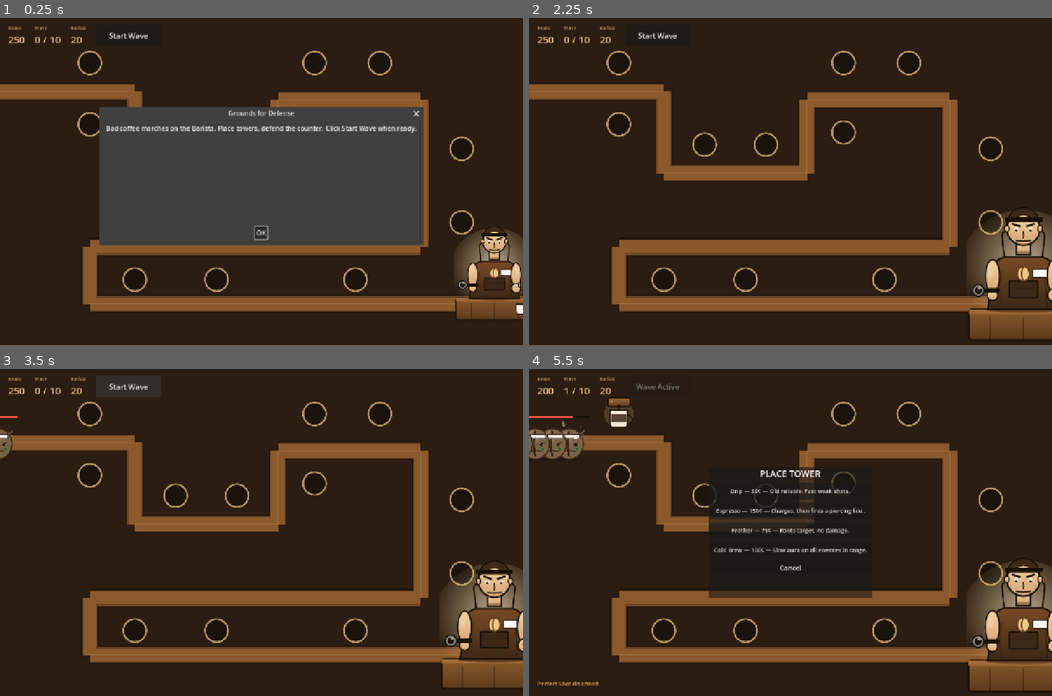
Above: before the commit, frames 1-4 (two rows, left to right).
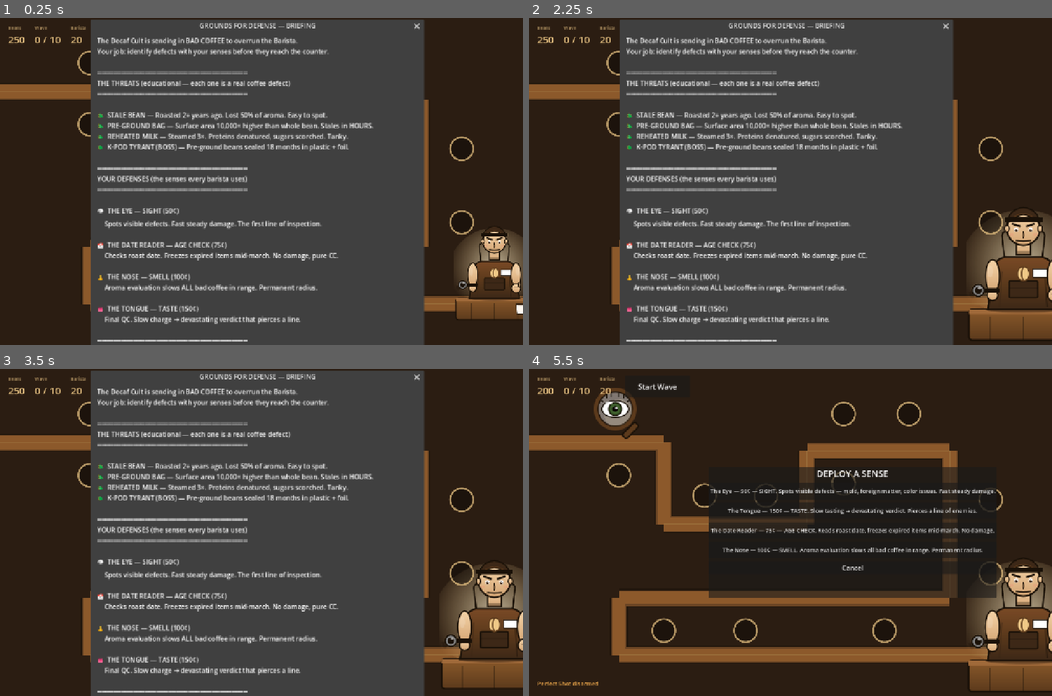
Above: after the commit, the same moments.

Repository: kanencoffee/grounds-for-defense-godot
Game: Godot game, scene res://scenes/main.tscn
Same seed, same stepped clock (60 frames per second), same inputs: the game is played once before the commit and once after it.
Inputs (mouse positions are in pixels of both pictures, inside the frame that each line leads up to):
- Up to frame 1 (0.25 s): no input
- Up to frame 2 (2.25 s): click "Start Wave" at 0.5 s; click "Start Wave" at 1.25 s; click (790, 233) at 2 s, where only the run before the commit has a clickable "OK"
- Up to frame 3 (3.5 s): click "Start Wave" at 2.75 s
- Up to frame 4 (5.5 s): tap Enter at 3.5 s; move the mouse to (617, 414) at 3.52 s; tap P at 3.6, 5.1 s; click (617, 414) at 3.67 s; click (790, 489) at 4.25 s, where only the run before the commit has a clickable "Drip — 50¢ — Old reliable. Fa…"; move the mouse to (617, 473) at 5.02 s; click (617, 473) at 5.17 s

The runs differ from the first frame. In frame 1, 41% of the frame differs, in the area x 17-82%, y 0-100%; in frame 2, 63%; in frame 3, 63%; in frame 4, 5.8%.

Commit message:
Senses-based defenses + educational briefing + per-enemy intro popups
- Renamed towers to senses: The Eye (sight), Date Reader (age), Nose (smell), Tongue (taste)
- New SVG sprites for each sense-based defense
- Rich pre-game briefing explains threats + defenses with real coffee science
- First time each enemy type appears in a wave, slide-in banner shows name + 1-line defect explanation

Diff:
--- /dev/null
+++ b/assets/tower-date.svg
@@ -0,0 +1,22 @@
+<svg xmlns="http://www.w3.org/2000/svg" viewBox="0 0 96 96" width="96" height="96">
+  <!-- THE DATE READER (reading age): checks roast date / expiration → "freezes" stale items in inspection -->
+  <!-- calendar back -->
+  <rect x="12" y="20" width="60" height="60" rx="4" fill="#fff" stroke="#1a1108" stroke-width="3"/>
+  <!-- header bar -->
+  <rect x="12" y="20" width="60" height="14" fill="#c8302c" stroke="#1a1108" stroke-width="3"/>
+  <!-- binding rings -->
+  <rect x="22" y="14" width="3" height="14" fill="#888" stroke="#1a1108" stroke-width="1.5"/>
+  <rect x="58" y="14" width="3" height="14" fill="#888" stroke="#1a1108" stroke-width="1.5"/>
+  <!-- "BEST BY" header -->
+  <text x="42" y="31" text-anchor="middle" font-family="sans-serif" font-size="9" font-weight="bold" fill="#fff">BEST BY</text>
+  <!-- big date -->
+  <text x="42" y="56" text-anchor="middle" font-family="sans-serif" font-size="22" font-weight="bold" fill="#1a1108">2024</text>
+  <!-- "EXPIRED" diagonal stamp -->
+  <g transform="rotate(-20 42 70)">
+    <rect x="14" y="62" width="56" height="14" fill="none" stroke="#c8302c" stroke-width="3"/>
+    <text x="42" y="73" text-anchor="middle" font-family="sans-serif" font-size="11" font-weight="bold" fill="#c8302c">EXPIRED</text>
+  </g>
+  <!-- magnifying lens overlay (small, top right) -->
+  <circle cx="74" cy="20" r="10" fill="#fff" stroke="#5c3a1c" stroke-width="2" opacity="0.9"/>
+  <line x1="80" y1="26" x2="86" y2="32" stroke="#5c3a1c" stroke-width="3" stroke-linecap="round"/>
+</svg>
--- /dev/null
+++ b/assets/tower-eye.svg
@@ -0,0 +1,24 @@
+<svg xmlns="http://www.w3.org/2000/svg" viewBox="0 0 96 96" width="96" height="96">
+  <!-- THE EYE (sight): visual inspection — spots mold, foreign matter, color defects -->
+  <defs>
+    <radialGradient id="iris" cx="0.5" cy="0.5">
+      <stop offset="0" stop-color="#5b8a4a"/>
+      <stop offset="0.7" stop-color="#3d5c2a"/>
+      <stop offset="1" stop-color="#1a2810"/>
+    </radialGradient>
+  </defs>
+  <!-- magnifying glass handle -->
+  <rect x="62" y="62" width="10" height="30" rx="3" fill="#5c3a1c" stroke="#1a1108" stroke-width="2.5" transform="rotate(45 67 77)"/>
+  <!-- glass ring -->
+  <circle cx="42" cy="42" r="32" fill="none" stroke="#5c3a1c" stroke-width="6"/>
+  <circle cx="42" cy="42" r="28" fill="#fff" stroke="#1a1108" stroke-width="2" opacity="0.4"/>
+  <!-- eye -->
+  <ellipse cx="42" cy="42" rx="22" ry="14" fill="#fff" stroke="#1a1108" stroke-width="2"/>
+  <circle cx="42" cy="42" r="11" fill="url(#iris)" stroke="#1a1108" stroke-width="1.5"/>
+  <circle cx="42" cy="42" r="5" fill="#0a0604"/>
+  <circle cx="44" cy="40" r="2" fill="#fff" opacity="0.9"/>
+  <!-- eyelashes -->
+  <path d="M 22 30 L 18 26 M 28 24 L 28 18 M 36 22 L 36 16 M 48 22 L 48 16 M 56 24 L 56 18 M 62 30 L 66 26" stroke="#1a1108" stroke-width="2" stroke-linecap="round"/>
+  <!-- glass shine -->
+  <ellipse cx="32" cy="32" rx="6" ry="3" fill="#fff" opacity="0.7"/>
+</svg>
--- /dev/null
+++ b/assets/tower-nose.svg
@@ -0,0 +1,28 @@
+<svg xmlns="http://www.w3.org/2000/svg" viewBox="0 0 96 96" width="96" height="96">
+  <!-- THE NOSE (smell): aroma evaluation — slows/weakens nearby bad coffee in radius -->
+  <defs>
+    <radialGradient id="skin2" cx="0.5" cy="0.4">
+      <stop offset="0" stop-color="#f5d4a8"/>
+      <stop offset="1" stop-color="#c89870"/>
+    </radialGradient>
+  </defs>
+  <!-- aroma curls coming up -->
+  <path d="M 28 14 Q 20 10 24 4 Q 30 0 26 -4" stroke="#88aaff" stroke-width="3" fill="none" opacity="0.7" stroke-linecap="round"/>
+  <path d="M 48 8 Q 40 4 44 -2 Q 52 -6 48 -10" stroke="#88aaff" stroke-width="3" fill="none" opacity="0.7" stroke-linecap="round"/>
+  <path d="M 68 14 Q 76 10 72 4 Q 66 0 70 -4" stroke="#88aaff" stroke-width="3" fill="none" opacity="0.7" stroke-linecap="round"/>
+  <!-- nose bridge -->
+  <path d="M 38 22 L 36 56 Q 36 66 42 70 L 54 70 Q 60 66 60 56 L 58 22 Q 56 18 48 18 Q 40 18 38 22 Z" fill="url(#skin2)" stroke="#1a1108" stroke-width="3"/>
+  <!-- nose tip highlight -->
+  <ellipse cx="48" cy="50" rx="10" ry="6" fill="#f5d4a8" opacity="0.8"/>
+  <!-- bridge shading -->
+  <path d="M 44 24 L 44 50" stroke="#a07852" stroke-width="2" opacity="0.5"/>
+  <path d="M 52 24 L 52 50" stroke="#a07852" stroke-width="2" opacity="0.5"/>
+  <!-- nostrils -->
+  <ellipse cx="42" cy="62" rx="3.5" ry="5" fill="#1a1108"/>
+  <ellipse cx="54" cy="62" rx="3.5" ry="5" fill="#1a1108"/>
+  <!-- crease above nostrils -->
+  <path d="M 38 60 L 42 56 M 54 56 L 58 60" stroke="#a07852" stroke-width="1.5" opacity="0.7"/>
+  <!-- "SNIFF" arc indicator -->
+  <path d="M 14 78 Q 48 92 82 78" fill="none" stroke="#88aaff" stroke-width="1.5" stroke-dasharray="4,3" opacity="0.6"/>
+  <text x="48" y="92" text-anchor="middle" font-family="sans-serif" font-size="8" font-weight="bold" fill="#88aaff">AROMA</text>
+</svg>
--- /dev/null
+++ b/assets/tower-tongue.svg
@@ -0,0 +1,38 @@
+<svg xmlns="http://www.w3.org/2000/svg" viewBox="0 0 96 96" width="96" height="96">
+  <!-- THE TONGUE (taste): final QC — slow charge, devastating verdict -->
+  <defs>
+    <linearGradient id="tongue" x1="0" y1="0" x2="0" y2="1">
+      <stop offset="0" stop-color="#e57a8a"/>
+      <stop offset="0.5" stop-color="#c84a5a"/>
+      <stop offset="1" stop-color="#8b2030"/>
+    </linearGradient>
+  </defs>
+  <!-- mouth outline -->
+  <path d="M 14 38 Q 14 24 30 22 L 66 22 Q 82 24 82 38 L 82 50 Q 82 64 66 66 L 30 66 Q 14 64 14 50 Z" fill="#1a1108" stroke="#0a0604" stroke-width="2"/>
+  <!-- upper teeth -->
+  <rect x="20" y="26" width="56" height="10" fill="#fff" stroke="#1a1108" stroke-width="1.5"/>
+  <line x1="28" y1="26" x2="28" y2="36" stroke="#1a1108" stroke-width="1"/>
+  <line x1="36" y1="26" x2="36" y2="36" stroke="#1a1108" stroke-width="1"/>
+  <line x1="48" y1="26" x2="48" y2="36" stroke="#1a1108" stroke-width="1"/>
+  <line x1="60" y1="26" x2="60" y2="36" stroke="#1a1108" stroke-width="1"/>
+  <line x1="68" y1="26" x2="68" y2="36" stroke="#1a1108" stroke-width="1"/>
+  <!-- tongue (the star) -->
+  <ellipse cx="48" cy="56" rx="28" ry="14" fill="url(#tongue)" stroke="#1a1108" stroke-width="2.5"/>
+  <!-- tongue centerline -->
+  <path d="M 48 44 Q 46 56 48 68" stroke="#8b2030" stroke-width="2" fill="none" opacity="0.7"/>
+  <!-- taste buds -->
+  <circle cx="36" cy="52" r="1.5" fill="#fff" opacity="0.7"/>
+  <circle cx="48" cy="50" r="1.5" fill="#fff" opacity="0.7"/>
+  <circle cx="60" cy="52" r="1.5" fill="#fff" opacity="0.7"/>
+  <circle cx="42" cy="58" r="1" fill="#fff" opacity="0.6"/>
+  <circle cx="54" cy="58" r="1" fill="#fff" opacity="0.6"/>
+  <!-- shine -->
+  <ellipse cx="36" cy="50" rx="6" ry="2" fill="#fff" opacity="0.5"/>
+  <!-- coffee cup with steam (what's being tasted) -->
+  <path d="M 70 78 L 72 92 L 84 92 L 86 78 Z" fill="#fff8f0" stroke="#1a1108" stroke-width="1.5"/>
+  <ellipse cx="78" cy="78" rx="9" ry="2" fill="#3d2817"/>
+  <path d="M 86 82 Q 90 84 90 88" fill="none" stroke="#1a1108" stroke-width="1.5"/>
+  <path d="M 78 76 Q 76 70 78 66" stroke="#aaa" stroke-width="1.5" fill="none" opacity="0.7"/>
+  <!-- "TASTE" label -->
+  <text x="48" y="84" text-anchor="middle" font-family="sans-serif" font-size="9" font-weight="bold" fill="#c8302c">TASTING</text>
+</svg>
--- a/scripts/main.gd
+++ b/scripts/main.gd
@@ -7,18 +7,21 @@
 
 # ============== DEFINITIONS ==============
 const TOWER_DEFS = {
-	"drip":      {"name":"Drip",      "cost":50,  "range":160, "dmg":6,  "fire_rate":0.22, "sprite":"tower-drip.svg",     "blurb":"Old reliable. Fast weak shots."},
-	"espresso":  {"name":"Espresso",  "cost":150, "range":300, "dmg":60, "fire_rate":1.8,  "sprite":"tower-espresso.svg", "blurb":"Charges, then fires a piercing line.", "charge":1.5, "pierce":true},
-	"frother":   {"name":"Frother",   "cost":75,  "range":175, "dmg":0,  "fire_rate":1.2,  "sprite":"tower-frother.svg",  "blurb":"Roots target, no damage.", "root":2.0},
-	"cold":      {"name":"Cold Brew", "cost":100, "range":160, "dmg":0,  "fire_rate":0.0,  "sprite":"tower-cold.svg",     "blurb":"Slow aura on all enemies in range.", "slow":0.55, "aura":true},
+	"eye":      {"name":"The Eye",        "cost":50,  "range":180, "dmg":6,  "fire_rate":0.22, "sprite":"tower-eye.svg",    "blurb":"SIGHT. Spots visible defects — mold, foreign matter, color issues. Fast steady damage."},
+	"tongue":   {"name":"The Tongue",     "cost":150, "range":320, "dmg":60, "fire_rate":1.8,  "sprite":"tower-tongue.svg", "blurb":"TASTE. Slow tasting → devastating verdict. Pierces a line of enemies.", "charge":1.5, "pierce":true},
+	"date":     {"name":"The Date Reader","cost":75,  "range":190, "dmg":0,  "fire_rate":1.2,  "sprite":"tower-date.svg",   "blurb":"AGE CHECK. Reads roast date, freezes expired items mid-march. No damage.", "root":2.0},
+	"nose":     {"name":"The Nose",       "cost":100, "range":180, "dmg":0,  "fire_rate":0.0,  "sprite":"tower-nose.svg",   "blurb":"SMELL. Aroma evaluation slows all bad coffee in range. Permanent radius.", "slow":0.55, "aura":true},
 }
 
 const ENEMY_DEFS = {
-	"disciple":   {"hp":30,  "speed":52, "sprite":"enemy-disciple.svg",   "bounty":5,   "size":100, "name":"Stale Bean"},
-	"evangelist": {"hp":20,  "speed":100,"sprite":"enemy-evangelist.svg", "bounty":8,   "size":100, "name":"Pre-Ground", "slow_immune":3.0},
-	"demon":      {"hp":140, "speed":30, "sprite":"enemy-demon.svg",      "bounty":22,  "size":120, "name":"Reheated Milk"},
-	"baron":      {"hp":600, "speed":36, "sprite":"enemy-baron.svg",      "bounty":250, "size":180, "name":"K-Pod Tyrant", "regen":5, "armor":0.25},
+	"disciple":   {"hp":30,  "speed":52, "sprite":"enemy-disciple.svg",   "bounty":5,   "size":100, "name":"STALE BEAN",        "intro":"Roasted 2+ years ago. Lost 50% of its aroma. SIGHT spots the dust + mold."},
+	"evangelist": {"hp":20,  "speed":100,"sprite":"enemy-evangelist.svg", "bounty":8,   "size":100, "name":"PRE-GROUND BAG",    "intro":"Surface area 10,000× higher than whole bean. Oxidizes in HOURS. SMELL detects it from far.", "slow_immune":3.0},
+	"demon":      {"hp":140, "speed":30, "sprite":"enemy-demon.svg",      "bounty":22,  "size":120, "name":"REHEATED MILK",     "intro":"Steamed 3×. Proteins denatured, sugars scorched. Slow but tanky — TASTE finishes it."},
+	"baron":      {"hp":600, "speed":36, "sprite":"enemy-baron.svg",      "bounty":250, "size":180, "name":"K-POD TYRANT",      "intro":"BOSS. Pre-ground stale beans sealed 18 months in plastic + foil. Microplastics included. Armored.", "regen":5, "armor":0.25},
 }
+
+# Track which enemy types have already been introduced this session
+var enemies_seen: Dictionary = {}
 
 # Path waypoints (zigzag) — bigger viewport so enemies are clearly visible
 const PATH_PTS = [
@@ -90,7 +93,47 @@
 	_build_barista()
 	_build_slots()
 	_build_hud()
-	_show_message("Grounds for Defense", "Bad coffee marches on the Barista. Place towers, defend the counter. Click Start Wave when ready.")
+	_show_briefing()
+
+func _show_briefing():
+	var dlg = AcceptDialog.new()
+	dlg.title = "GROUNDS FOR DEFENSE — BRIEFING"
+	dlg.ok_button_text = "I'm Ready. Defend the Counter."
+	dlg.dialog_text = """The Decaf Cult is sending in BAD COFFEE to overrun the Barista.
+Your job: identify defects with your senses before they reach the counter.
+
+══════════════════════════════════════
+THE THREATS (educational — each one is a real coffee defect)
+══════════════════════════════════════
+
+🪲  STALE BEAN — Roasted 2+ years ago. Lost 50% of aroma. Easy to spot.
+🪲  PRE-GROUND BAG — Surface area 10,000× higher than whole bean. Stales in HOURS.
+🪲  REHEATED MILK — Steamed 3×. Proteins denatured, sugars scorched. Tanky.
+🪲  K-POD TYRANT (BOSS) — Pre-ground beans sealed 18 months in plastic + foil.
+
+══════════════════════════════════════
+YOUR DEFENSES (the senses every barista uses)
+══════════════════════════════════════
+
+👁  THE EYE — SIGHT (50¢)
+    Spots visible defects. Fast steady damage. The first line of inspection.
+
+📅  THE DATE READER — AGE CHECK (75¢)
+    Checks roast date. Freezes expired items mid-march. No damage, pure CC.
+
+👃  THE NOSE — SMELL (100¢)
+    Aroma evaluation slows ALL bad coffee in range. Permanent radius.
+
+👅  THE TONGUE — TASTE (150¢)
+    Final QC. Slow charge → devastating verdict that pierces a line.
+
+══════════════════════════════════════
+
+Click an empty slot to place a sense. Click a placed sense to sell.
+Press P + click an enemy for the Perfect Cupping Spoon (500 dmg, 45s CD).
+Click 'Start Wave' (top right) when ready."""
+	add_child(dlg)
+	dlg.popup_centered(Vector2(820, 720))
 
 func _load_textures():
 	var keys = ["barista"]
@@ -249,7 +292,7 @@
 	vb.add_theme_constant_override("separation", 8)
 	picker_panel.add_child(vb)
 	var title = Label.new()
-	title.text = "PLACE TOWER"
+	title.text = "DEPLOY A SENSE"
 	title.add_theme_font_size_override("font_size", 22)
 	title.horizontal_alignment = HORIZONTAL_ALIGNMENT_CENTER
 	vb.add_child(title)
@@ -373,6 +416,10 @@
 
 func _spawn_enemy(type_key):
 	var def = ENEMY_DEFS[type_key]
+	# First-appearance intro popup
+	if not enemies_seen.has(type_key):
+		enemies_seen[type_key] = true
+		_show_enemy_intro(def)
 	var node = Node2D.new()
 	node.set_meta("type", type_key)
 	node.set_meta("def", def)
@@ -477,8 +524,8 @@
 		# play tower-specific sound
 		var type_key = t.get_meta("type")
 		match type_key:
-			"drip": Audio.play("drip")
-			"frother": Audio.play("frother")
+			"eye": Audio.play("drip")
+			"date": Audio.play("frother")
 			_: Audio.play("drip")
 		_fire_projectile(t, target, def)
 
@@ -648,6 +695,58 @@
 	dlg.dialog_text = body
 	add_child(dlg)
 	dlg.popup_centered(Vector2(600, 300))
+
+func _show_enemy_intro(def):
+	# Slide-in banner at top showing the enemy's name + 1-line defect explanation
+	var banner = PanelContainer.new()
+	banner.position = Vector2(W/2 - 380, 80)
+	banner.custom_minimum_size = Vector2(760, 90)
+	banner.modulate.a = 0
+	var canvas = $CanvasLayer if has_node("CanvasLayer") else null
+	# attach to a top canvas if we have one, else add to scene root
+	add_child(banner)
+	# style
+	var sb = StyleBoxFlat.new()
+	sb.bg_color = Color(0.10, 0.07, 0.04, 0.95)
+	sb.border_width_left = 4
+	sb.border_width_right = 4
+	sb.border_width_top = 4
+	sb.border_width_bottom = 4
+	sb.border_color = Color(0.94, 0.79, 0.53)
+	sb.corner_radius_top_left = 8
+	sb.corner_radius_top_right = 8
+	sb.corner_radius_bottom_left = 8
+	sb.corner_radius_bottom_right = 8
+	sb.content_margin_left = 18
+	sb.content_margin_right = 18
+	sb.content_margin_top = 12
+	sb.content_margin_bottom = 12
+	banner.add_theme_stylebox_override("panel", sb)
+	var vb = VBoxContainer.new()
+	vb.add_theme_constant_override("separation", 6)
+	banner.add_child(vb)
+	# header line: NEW THREAT — name
+	var header = Label.new()
+	header.text = "⚠ NEW THREAT: %s" % def.name
+	header.add_theme_font_size_override("font_size", 22)
+	header.add_theme_color_override("font_color", Color(1, 0.4, 0.3))
+	vb.add_child(header)
+	# intro line: educational
+	var intro = Label.new()
+	intro.text = def.intro
+	intro.add_theme_font_size_override("font_size", 15)
+	intro.add_theme_color_override("font_color", Color(0.94, 0.85, 0.65))
+	intro.autowrap_mode = TextServer.AUTOWRAP_WORD_SMART
+	intro.custom_minimum_size = Vector2(720, 0)
+	vb.add_child(intro)
+	# play sound
+	Audio.play("error")
+	# fade in / hold / fade out
+	var tw = create_tween()
+	tw.tween_property(banner, "modulate:a", 1.0, 0.25)
+	tw.tween_interval(4.5)
+	tw.tween_property(banner, "modulate:a", 0.0, 0.4)
+	tw.tween_callback(func(): banner.queue_free())
 
 func _win():
 	game_over = true
